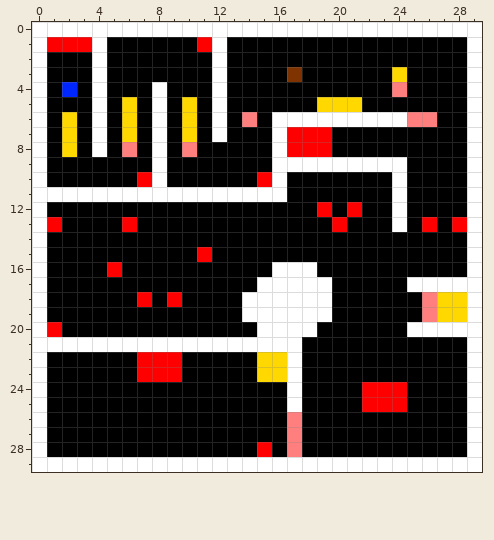
Pixel-art sprite, stored at res/level2.png. Above, as it was before the edit.
The file is 30x30 pixels. Colours within 5 levels of each other are drawn and written as one.
The result:
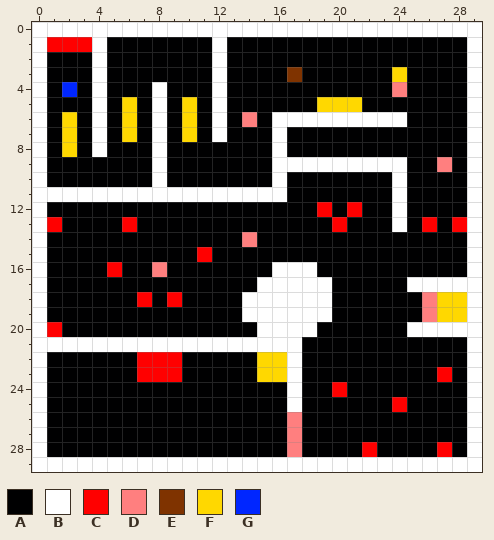
Palette (. is transparent): A #000001  B #ffffff  C #ff0000  D #ff7f7f  E #7f3300  F #ffd800  G #0026ff
Edits made:
{"y":1,"x":11,"old":"C","new":"A"}
{"y":6,"x":25,"old":"DD","new":"AA"}
{"y":7,"x":17,"old":"CCC","new":"AAA"}
{"y":8,"x":6,"old":"D","new":"A"}
{"y":8,"x":10,"old":"D","new":"A"}
{"y":8,"x":17,"old":"CCC","new":"AAA"}
{"y":9,"x":27,"old":"A","new":"D"}
{"y":10,"x":7,"old":"C","new":"A"}
{"y":10,"x":15,"old":"C","new":"A"}
{"y":14,"x":14,"old":"A","new":"D"}
{"y":16,"x":8,"old":"A","new":"D"}
{"y":23,"x":27,"old":"A","new":"C"}
{"y":24,"x":20,"old":"A","new":"C"}
{"y":24,"x":22,"old":"CCC","new":"AAA"}
{"y":25,"x":22,"old":"CC","new":"AA"}
{"y":28,"x":15,"old":"C","new":"A"}
{"y":28,"x":22,"old":"A","new":"C"}
{"y":28,"x":27,"old":"A","new":"C"}
{"label":"changed","picture_box":[197,37,212,52]}
{"label":"changed","picture_box":[407,112,452,172]}
{"label":"changed","picture_box":[242,127,332,247]}
{"label":"changed","picture_box":[122,142,197,187]}
{"label":"changed","picture_box":[152,262,167,277]}
{"label":"changed","picture_box":[257,367,452,457]}
